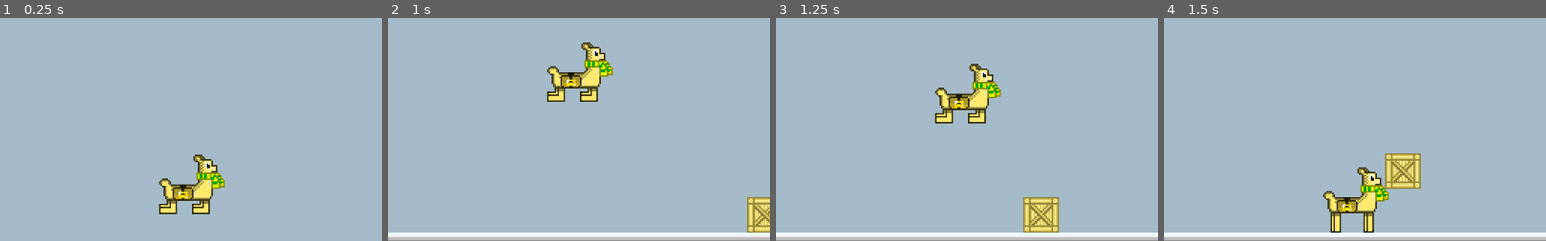
Above: before the commit, frames 1-4 (left to right).
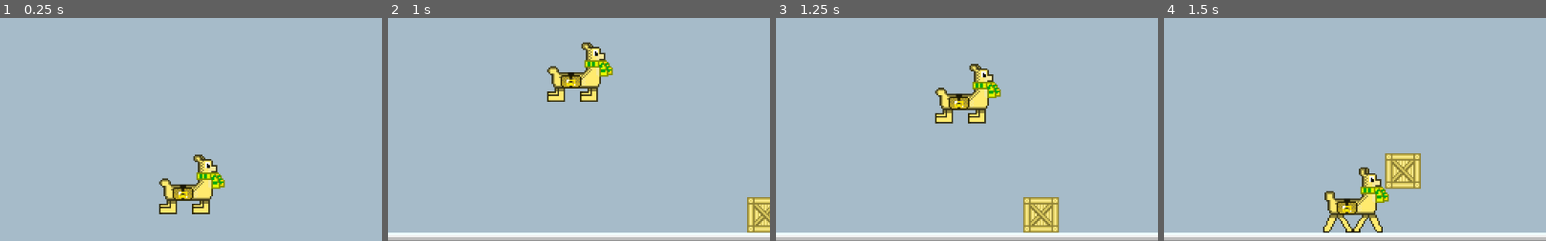
Above: after the commit, the same moments.

Repository: LeoDog896/Llama-Zips
Game: Godot game, scene res://Templates/LevelTemplate.tscn
The game is run twice, just before and just after one commit, with the same random seed, the same clock (stepped at 60 frames per second) and the same inputs.
Inputs (mouse positions are % of the whole screen's width and height, from its top left):
- Up to frame 1 (0.25 s): no input
- Up to frame 2 (1 s): tap Enter at 0.5 s; move the mouse to (72, 45) at 0.52 s; press the mouse at (72, 45) at 0.53 s; hold Right (ui_right) from 0.53 s (still down); tap Up (ui_up) at 0.77 s
- Up to frame 3 (1.25 s): keep holding Right (ui_right)
- Up to frame 4 (1.5 s): keep holding Right (ui_right); move the mouse to (59, 78) at 1.27 s; release the mouse at (59, 78) at 1.28 s; click (59, 78) at 1.35 s
The pictures show only the part of the screen within x 25-75%, y 34-84%; the shares and areas given below are measured in that part.

Frames 1-3 are identical in both runs. In frame 4, 2.1% of the frame differs, in the area x 41-59%, y 66-97%.

Commit message:
Fixed picking up item bug

Diff:
--- a/Utils/Scripts/Crate.gd
+++ b/Utils/Scripts/Crate.gd
@@ -8,28 +8,21 @@
 
 func _input_event(_viewport, event, _shape_idx):
 	if Input.is_action_pressed("ui_left_mouse"):
-		to_trigger_click = true
+		pick()
 
 func _input(event):
 	if event is InputEventMouseButton and event.pressed and isGrabbed and event.button_index == 1:
-		to_trigger_click = true
+		pick()
 var pos
 
-func _physics_process(_delta):
-	print(self.position)
-	if isGrabbed:
-		if player_sprite.flip_h:
-			global_transform.origin = player.position + Vector2(-32, -16)
-		else:
-			global_transform.origin = player.position + Vector2(32, -16)
-	if not isGrabbed and to_trigger_click:
+func pick():
+	if not isGrabbed:
 		self.collision_layer = 0
 		self.collision_mask = 0
 		self.mode = RigidBody2D.MODE_STATIC
 		self.sleeping = true
 		isGrabbed = true
-		to_trigger_click = false
-	elif isGrabbed and to_trigger_click:
+	elif isGrabbed:
 		pos = player.position
 		if player_sprite.flip_h:
 			global_transform.origin = player.position + Vector2(-80, 0)
@@ -38,9 +31,15 @@
 		self.mode = RigidBody2D.MODE_RIGID
 		self.sleeping = false
 		isGrabbed = false
-		to_trigger_click = false
 		player.position = pos
-		print((self.position - get_global_mouse_position()).normalized())
 		self.apply_central_impulse((self.position - get_global_mouse_position()).normalized())
 		self.collision_layer = 1
 		self.collision_mask = 1
+
+func _physics_process(_delta):
+
+	if isGrabbed:
+		if player_sprite.flip_h:
+			global_transform.origin = player.position + Vector2(-32, -16)
+		else:
+			global_transform.origin = player.position + Vector2(32, -16)
